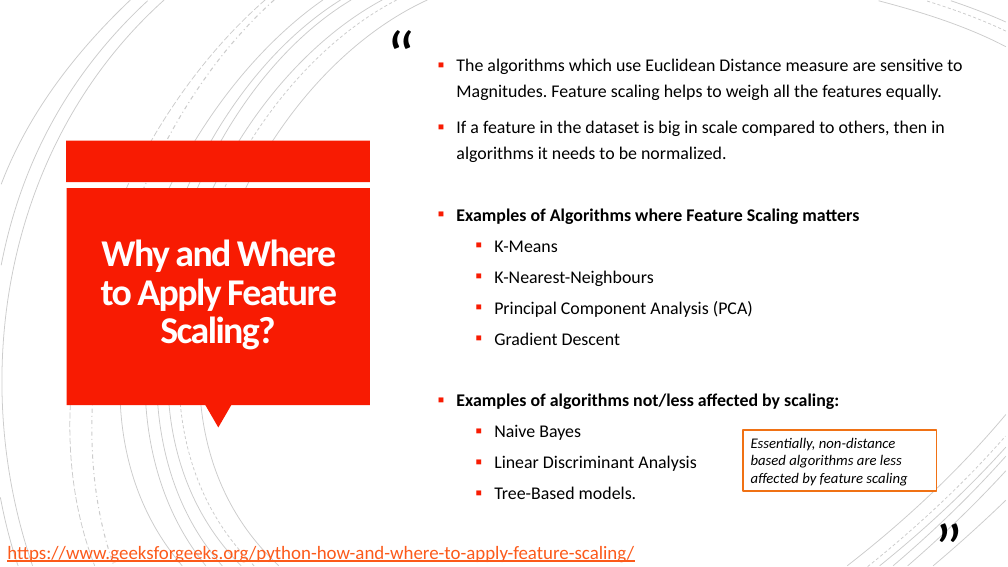
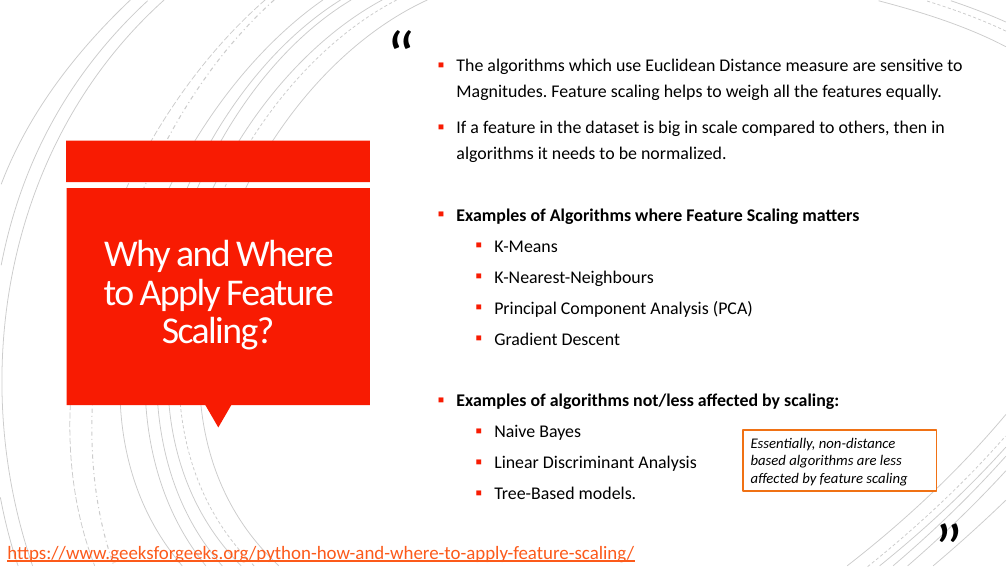
Before and after one commit to nu-datacamp/Laptop_Prices, a slide deck: slide 3 of model_testing_explanation.pptx. Drawn at 1008x567 pixels with LibreOffice and Linux fonts; fonts in the diff are those of the drawing. Boxes give left, top, right and bottom in pixels: in the first picture for what was removed or moved away, otherwise in the second. Text is boxed around its words. In the diff, an @@ line names an element or a change of style, - is before the commit and + after.

```diff
--- a/model_testing_explanation.pptx
+++ b/model_testing_explanation.pptx
@@ title "Why and Where to Apply ..." at bbox=[104, 239, 334, 350]: bold off @@
```
Also in this commit, not shown: 2 other slides changed.
